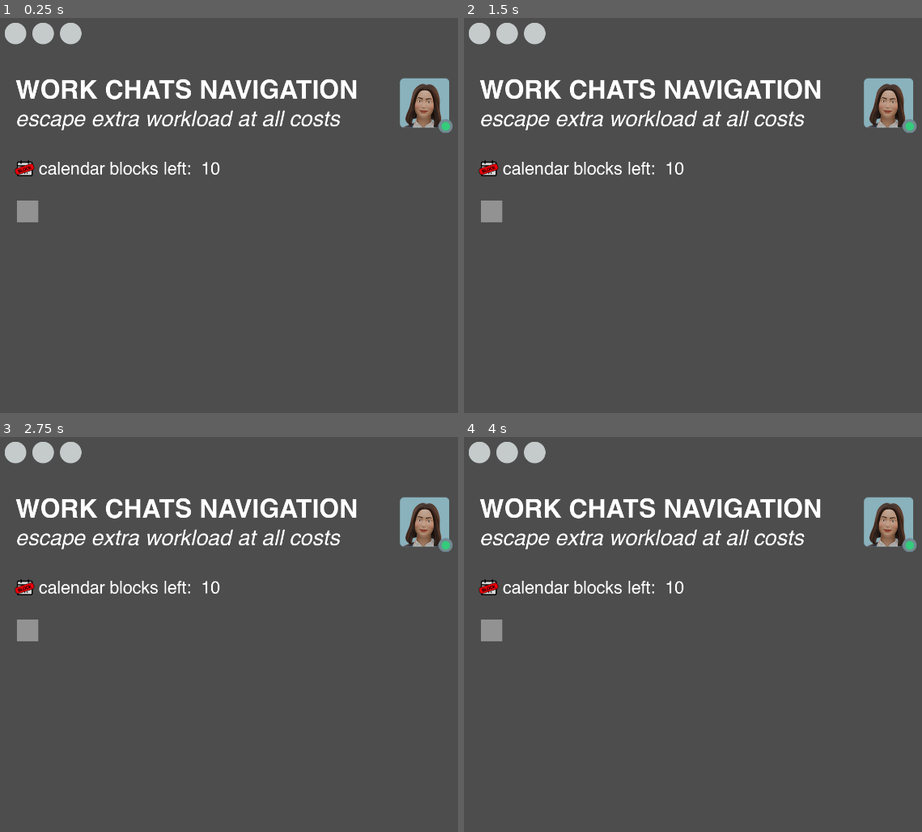
Above: before the commit, frames 1-4 (two rows, left to right).
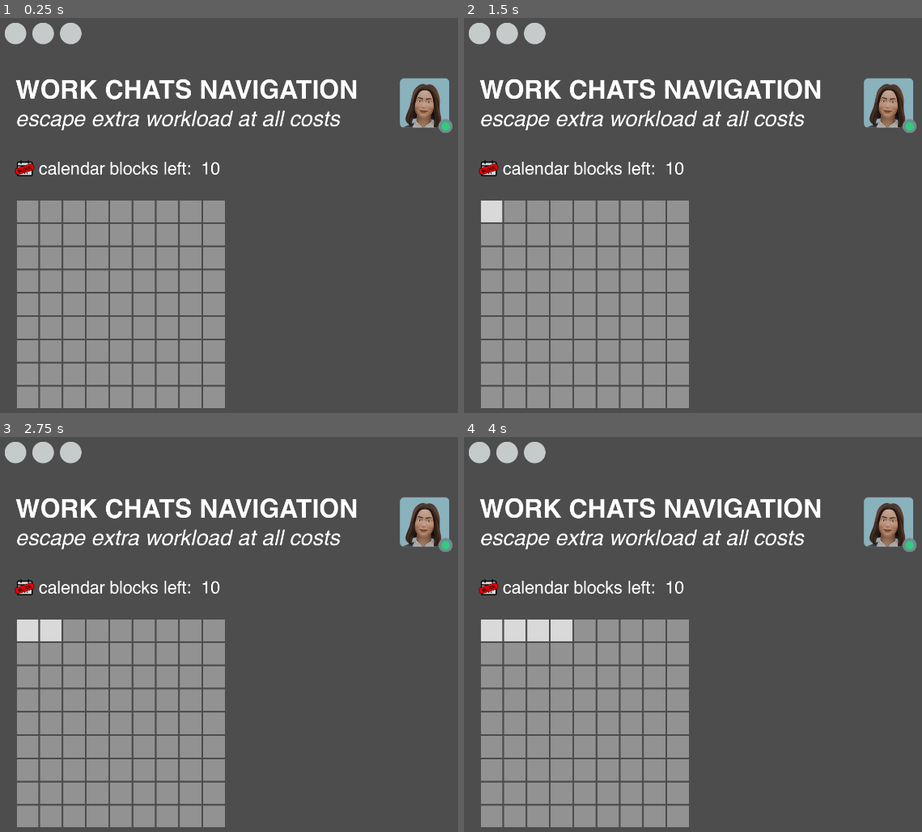
Above: after the commit, the same moments.

Repository: grkovalev/office-game
Game: Godot game, scene res://minesweeper.tscn
Two runs of this game, one before a commit and one after it. Both use one fixed random seed, a clock stepped at 60 frames per second and the inputs below. This scene is started directly instead of the project's main scene.
Inputs (mouse positions are in pixels of both pictures, inside the frame that each line leads up to):
- Up to frame 1 (0.25 s): no input
- Up to frame 2 (1.5 s): click (491, 211) at 0.52 s; click (491, 211) at 1.27 s
- Up to frame 3 (2.75 s): click (50, 630) at 2.02 s
- Up to frame 4 (4 s): click (537, 630) at 2.77 s; click (560, 630) at 3.52 s

The runs differ from the first frame. In frame 1, 21% of the frame differs, in the area x 3-50%, y 46-99%; in frame 2, 21%; in frame 3, 21%; in frame 4, 21%.

Commit message:
bootstrap game logic

Diff:
--- /dev/null
+++ b/cell.gd
@@ -0,0 +1 @@
+extends Button
--- /dev/null
+++ b/grid_9x_9.gd
@@ -0,0 +1 @@
+extends GridContainer
--- /dev/null
+++ b/grid_container_9x_9.gd
@@ -0,0 +1,36 @@
+@tool
+extends GridContainer
+
+@onready var template = $Cell
+
+func _ready():
+
+	print("Build grid")
+	if Engine.is_editor_hint():
+		_build_grid()
+
+func _build_grid():
+	if template == null:
+		push_error("Cell not found")
+
+	for chilid in get_children():
+		if chilid != template:
+			remove_child(chilid)
+			chilid.queue_free()
+
+	var total_cells = columns * columns
+
+	for i in range(total_cells):
+		var cell = template.duplicate()
+		cell.visible = true
+		add_child(cell)
+
+	template.visible = false
+
+
+func _enter_tree() -> void:
+	if template:
+		template.connect("property_changed", self, "_on_template_property_changed", [], CONNECT_ONE_SHOT)
+
+func _on_template_property_changed(prop_name: String):
+	print("Template property changed", prop_name)
--- /dev/null
+++ b/minesweeper.gd
@@ -0,0 +1,101 @@
+extends Node2D
+
+@onready var tiles = $Window/tiles_minesweeper/grid9x9
+@onready var tile: TileTemplateButton = $Window/tiles_minesweeper/grid9x9/tile
+
+var board:Board
+
+func _ready() -> void:
+	if tiles == null:
+		push_error("Tiles are not defined")
+
+	if tile == null:
+		push_error("Tile is not defined")
+
+
+	board = Board.new()
+	for i in range(board.cells_count):
+		var row := i / board.columns
+		var column := i % board.columns
+		var tile_copy = tile.duplicate()
+		tile_copy.row_index = row
+		tile_copy.column_index = column
+		tile_copy.gui_input.connect(
+			func(event):
+				_on_button_gui_input(event, tile_copy)
+				)
+		tiles.add_child(tile_copy)
+	tiles.remove_child(tile)
+
+
+func _on_button_gui_input(event: InputEvent, btn: TileTemplateButton) -> void:
+	if event is InputEventMouseButton and event.is_pressed():
+		match event.button_index:
+			MOUSE_BUTTON_LEFT:
+				print("Left click:", btn.row_index, btn.column_index)
+				_on_left_click(btn)
+			MOUSE_BUTTON_RIGHT:
+				print("Right click:", btn.row_index, btn.column_index)
+
+func _on_left_click(btn: TileTemplateButton) -> void:
+	var state = board._get_cell_state(btn.column_index, btn.row_index)
+	if state.open:
+		return
+	if state.has_mine:
+		print("BAM!")
+		btn.set_tile(7)
+		return
+	print("Open tile")
+	btn.set_tile(1)
+
+class CellState:
+	var has_mine: bool
+	var open: bool
+
+	func _init(mine: bool) -> void:
+		self.has_mine = mine
+		self.open = false
+
+
+class Board:
+	var columns:int = 9
+	var rows:int = 9
+	var mines_count:int = 10
+	var cells_count: int = 0
+	var cells:Array[CellState]
+
+	func _init() -> void:
+		self.cells_count = self.columns * self.rows
+		self.cells = Array([], TYPE_OBJECT, "RefCounted", CellState)
+		var mine_positions = self._generate_mine_positions()
+		for i in range(self.cells_count):
+			var has_mine:bool = mine_positions.has(i)
+			if has_mine:
+				print("Has mine at", i)
+			var cell_state = CellState.new(has_mine)
+			self.cells.insert(i, cell_state)
+
+	func _generate_mine_positions() -> Dictionary:
+		var items_set :={}
+		var rnd = RandomNumberGenerator.new()
+		for i in range(mines_count):
+			var mine_index = rnd.randi_range(0, self.cells_count)
+			while items_set.has(mine_index):
+				mine_index = rnd.randi_range(0, self.cells_count)
+
+			items_set[mine_index] = null
+			print("Added mine at position: ", mine_index)
+
+		return items_set
+
+	func _get_cell_state(column_index: int, row_index: int) ->CellState:
+		if column_index == 0:
+			return self.cells[row_index]
+
+		var position = column_index * self.columns + row_index
+
+		return self.cells[position]
+
+	func open_cell(column_index:int, row_index:int):
+		var cell_state = self._get_cell_state(column_index, row_index)
+		cell_state.open = true
--- a/minesweeper.tscn
+++ b/minesweeper.tscn
@@ -1,11 +1,12 @@
-[gd_scene load_steps=19 format=3 uid="uid://6brnunq6a06k"]
+[gd_scene load_steps=20 format=3 uid="uid://6brnunq6a06k"]
 
 [ext_resource type="FontFile" uid="uid://btw2ewpxr30d1" path="res://fonts/Helvetica.ttf" id="1_7nxku"]
 [ext_resource type="Texture2D" uid="uid://qkyky4hs4p2f" path="res://ui_buttons/minesweeper/ui_circle.png" id="1_a5xdw"]
+[ext_resource type="Script" uid="uid://iixic5s2ny1f" path="res://minesweeper.gd" id="1_k6kum"]
 [ext_resource type="FontFile" uid="uid://72opr2tj16ch" path="res://fonts/Helvetica-Bold.ttf" id="1_xrf8k"]
 [ext_resource type="FontFile" uid="uid://crhysmfg7mn73" path="res://fonts/Helvetica-Oblique.ttf" id="2_xrf8k"]
 [ext_resource type="Texture2D" uid="uid://dcq5exfvf4gei" path="res://avatars/slack/avatar_f_concerned_center.png" id="4_nlm7j"]
-[ext_resource type="Script" uid="uid://c7p5uheulg5l6" path="res://number_calblocks.gd" id="5_cf5gv"]
+[ext_resource type="Script" path="res://number_calblocks.gd" id="5_cf5gv"]
 [ext_resource type="Texture2D" uid="uid://0xe7l6uwgage" path="res://avatars/slack/avatar_f_concerned_left.png" id="5_h640s"]
 [ext_resource type="Texture2D" uid="uid://cqvgmawoan8hx" path="res://avatars/slack/avatar_f_concerned_right.png" id="6_m1acp"]
 [ext_resource type="Texture2D" uid="uid://5b6gndoionh1" path="res://avatars/slack/avatar_f_gameover.png" id="7_ro3ru"]
@@ -70,15 +71,16 @@
 "speed": 5.0
 }]
 
+[sub_resource type="AtlasTexture" id="AtlasTexture_k6kum"]
+atlas = ExtResource("11_1xtce")
+region = Rect2(0, 0, 50, 50)
+
 [sub_resource type="AtlasTexture" id="AtlasTexture_8neyo"]
 atlas = ExtResource("11_1xtce")
 region = Rect2(0, 0, 50, 50)
 
-[sub_resource type="AtlasTexture" id="AtlasTexture_a5xdw"]
-atlas = ExtResource("11_1xtce")
-region = Rect2(0, 0, 50, 50)
-
 [node name="main_minesweeper" type="Node2D"]
+script = ExtResource("1_k6kum")
 
 [node name="Window" type="Window" parent="."]
 oversampling_override = 1.0
@@ -162,9 +164,6 @@
 
 [node name="tile" type="TextureButton" parent="Window/tiles_minesweeper/grid9x9"]
 layout_mode = 2
-toggle_mode = true
-texture_normal = SubResource("AtlasTexture_8neyo")
-texture_pressed = SubResource("AtlasTexture_a5xdw")
+texture_normal = SubResource("AtlasTexture_k6kum")
+texture_pressed = SubResource("AtlasTexture_8neyo")
 script = ExtResource("12_1xtce")
-
-[connection signal="flag_changed" from="Window/tiles_minesweeper/grid9x9/tile" to="Window/number_calblocks" method="_on_tile_flag_changed"]
--- a/tilebutton.gd
+++ b/tilebutton.gd
@@ -1,58 +1,26 @@
+class_name TileTemplateButton
+
 extends TextureButton
+
+var column_index: int
+var row_index: int
 
 @export var tile_size := Vector2i(50, 50)
 @export var atlas_columns := 3
 @export var max_tiles := 9
 
-@export var hidden_index := 0
-@export var flag_index := 6
 
-var current_index := hidden_index
-var is_flagged := false
 
-@onready var atlas_texture: AtlasTexture = texture_normal.duplicate()
 
 func _ready():
-	texture_normal = atlas_texture
-	texture_pressed = atlas_texture
-	_set_tile(hidden_index)
-	toggled.connect(_on_toggled)
+	texture_normal = texture_normal.duplicate()
+	set_tile(0)
 
-# LEFT CLICK (toggle)
-func _on_toggled(button_pressed: bool) -> void:
-	if is_flagged:
-		button_pressed = false
-		button_pressed = false
-		set_pressed_no_signal(false)
-		return
-
-	if button_pressed:
-		current_index = (current_index + 1) % max_tiles
-		_set_tile(current_index)
-	else:
-		_set_tile(hidden_index)
-
-# RIGHT CLICK (flag)
-func _gui_input(event: InputEvent) -> void:
-	if event is InputEventMouseButton and event.pressed:
-		if event.button_index == MOUSE_BUTTON_RIGHT:
-			_toggle_flag()
-			accept_event()
-
-func _set_tile(index: int) -> void:
+func set_tile(index: int) -> void:
+	var atlas := texture_normal as AtlasTexture
 	var col := index % atlas_columns
 	var row := index / atlas_columns
-	atlas_texture.region = Rect2(
+	atlas.region = Rect2(
 		Vector2(col * tile_size.x, row * tile_size.y),
 		tile_size
 	)
-signal flag_changed(_delta: int)
-func _toggle_flag() -> void:
-	is_flagged = !is_flagged
-
-	if is_flagged:
-		_set_tile(flag_index)
-		flag_changed.emit(-1)
-	else:
-		_set_tile(hidden_index)
-		flag_changed.emit(1)
Not shown, added: cell.gd.uid
Not shown, added: grid_9x_9.gd.uid
Not shown, added: grid_container_9x_9.gd.uid
Not shown, added: minesweeper.gd.uid
